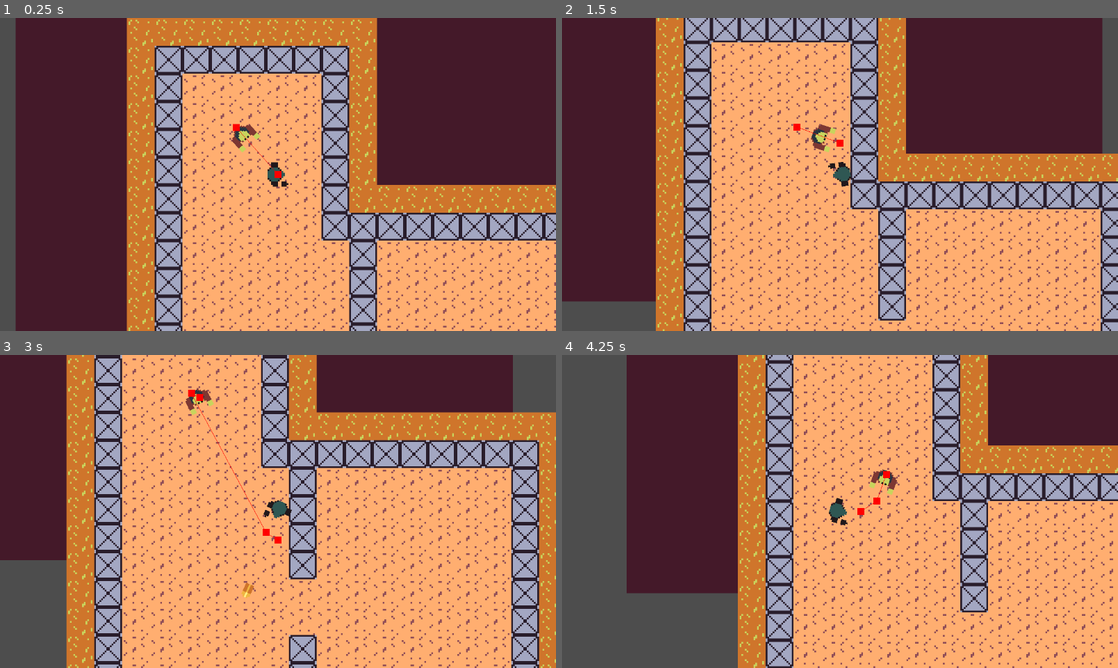
Above: before the commit, frames 1-4 (two rows, left to right).
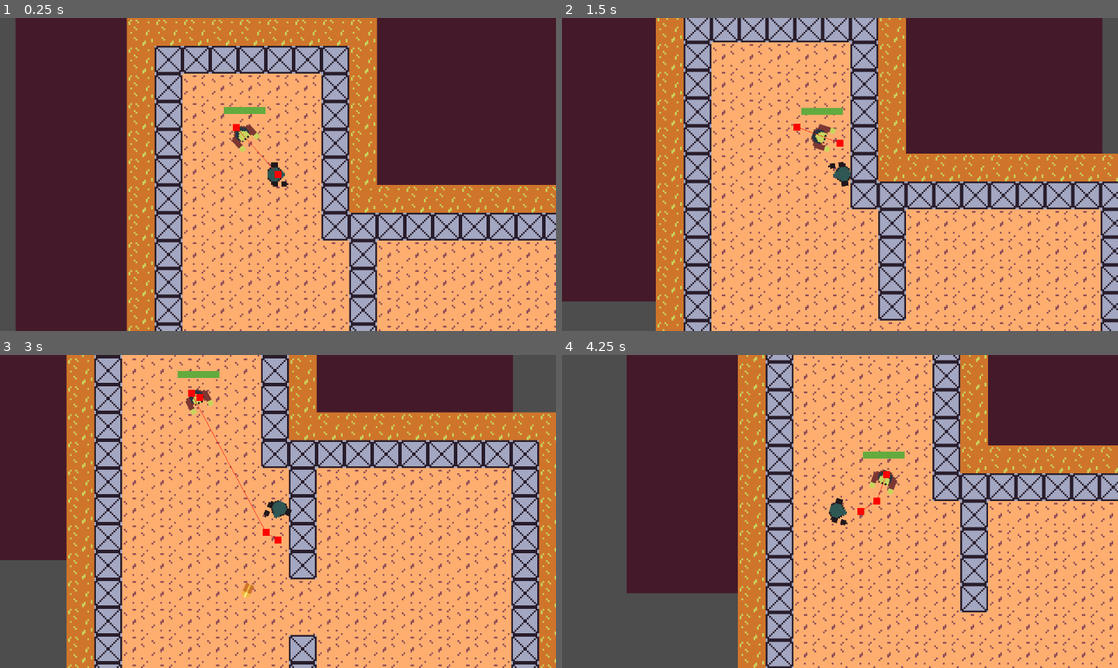
Above: after the commit, the same moments.

Repository: pjz987/repurposed
Game: Godot game, scene res://room.tscn
Same seed, same stepped clock (60 frames per second), same inputs: the game is played once before the commit and once after it.
Inputs (mouse positions are in pixels of both pictures, inside the frame that each line leads up to):
- Up to frame 1 (0.25 s): no input
- Up to frame 2 (1.5 s): move the mouse to (962, 158) at 0.52 s; hold Right (ui_right) 0.53-1.28 s; click (962, 158) at 0.67 s; move the mouse to (728, 190) at 1.27 s; hold Down (ui_down) from 1.28 s (still down)
- Up to frame 3 (3 s): move the mouse to (333, 442) at 2.02 s; release Down (ui_down) at 2.03 s; hold Right (ui_right) 2.03-2.78 s; move the mouse to (250, 574) at 2.77 s; hold Up (ui_up) from 2.78 s (still down); click (250, 574) at 2.92 s
- Up to frame 4 (4.25 s): move the mouse to (1006, 558) at 3.52 s; release Up (ui_up) at 3.53 s; hold Left (ui_left) from 3.53 s (still down)

The runs differ from the first frame. In frame 1, 0.2% of the frame differs, in the area x 40-48%, y 28-31%; in frame 2, 0.2%, in the area x 43-51%, y 28-32%; in frame 3, 0.2%; in frame 4, 0.2%.

Commit message:
enemy health bars

Diff:
--- a/enemy.gd
+++ b/enemy.gd
@@ -7,8 +7,16 @@
 var BLOOD_SPLATTER_SCENE = preload("res://juice/blood_splatter.tscn")
 var PICKUP_SCENE = preload("res://pickups/pickup.tscn")
 
+@onready var health_bar: TextureProgressBar = $HealthBar
+
 var Knockback: Vector2 = Vector2.ZERO
-var health: int = 5
+@export var max_health: int = 10
+var health: int = max_health:
+	set(value):
+		health = value
+		health_bar.value = float(health) / float(max_health)
+		if health <= 0:
+			die()
 
 func _ready() -> void:
 	$NavigationAgent2D.target_position = Goal.global_position
@@ -39,9 +47,6 @@
 		health -= 1
 		trigger_blood_splatter(body)
 		# body.queue_free()
-		if health <= 0:
-			drop_pickups()
-			queue_free()
 
 func trigger_blood_splatter(body):
 	var blood_splatter_scene = BLOOD_SPLATTER_SCENE.instantiate()
@@ -54,3 +59,7 @@
 	pickup.pickup_type = Pickup.PICKUP_TYPE.OIL
 	get_tree().current_scene.add_child(pickup)
 	pickup.global_position = global_position
+
+func die():
+	drop_pickups()
+	queue_free()
--- a/enemy.tscn
+++ b/enemy.tscn
@@ -1,7 +1,9 @@
-[gd_scene load_steps=4 format=3 uid="uid://dvp40h8sndowm"]
+[gd_scene load_steps=6 format=3 uid="uid://dvp40h8sndowm"]
 
 [ext_resource type="Script" uid="uid://3feo6i3n7efr" path="res://enemy.gd" id="1_4gyqm"]
 [ext_resource type="Texture2D" uid="uid://dddcfrq468jhm" path="res://art/zombie-1.png" id="2_qi2p4"]
+[ext_resource type="Texture2D" uid="uid://cpgqmbdqtbnhs" path="res://art/healthbar-empty.png" id="3_iifgy"]
+[ext_resource type="Texture2D" uid="uid://t23oi6mmgh2i" path="res://art/healthbar-progress.png" id="4_epg4t"]
 
 [sub_resource type="CircleShape2D" id="CircleShape2D_iifgy"]
 
@@ -34,5 +36,17 @@
 [node name="CollisionShape2D" type="CollisionShape2D" parent="."]
 shape = SubResource("CircleShape2D_iifgy")
 
+[node name="HealthBar" type="TextureProgressBar" parent="."]
+offset_left = -12.0
+offset_top = -17.0
+offset_right = 12.0
+offset_bottom = -13.0
+max_value = 1.0
+step = 0.01
+value = 1.0
+nine_patch_stretch = true
+texture_under = ExtResource("3_iifgy")
+texture_progress = ExtResource("4_epg4t")
+
 [connection signal="body_entered" from="Area2D" to="." method="_on_area_2d_body_entered"]
 [connection signal="timeout" from="Timer" to="." method="_on_timer_timeout"]
Binary file added: art/healthbar-empty.png
Not shown, added: art/healthbar-empty.png.import
Binary file added: art/healthbar-progress.png
Not shown, added: art/healthbar-progress.png.import
